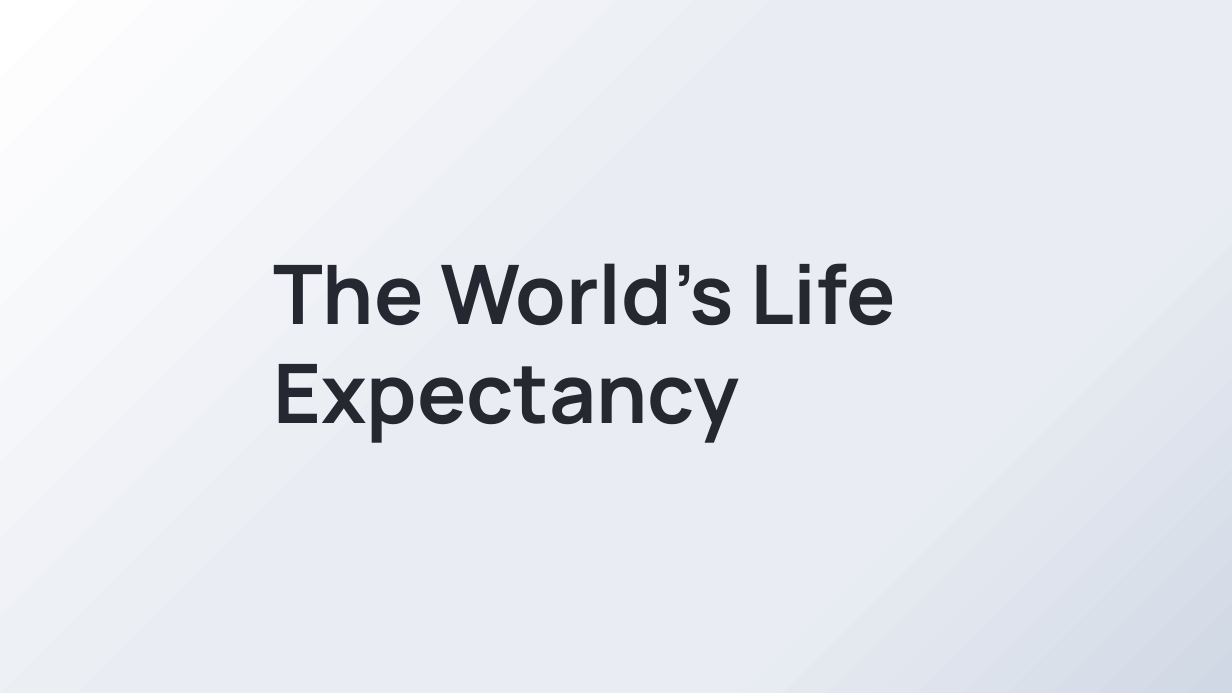
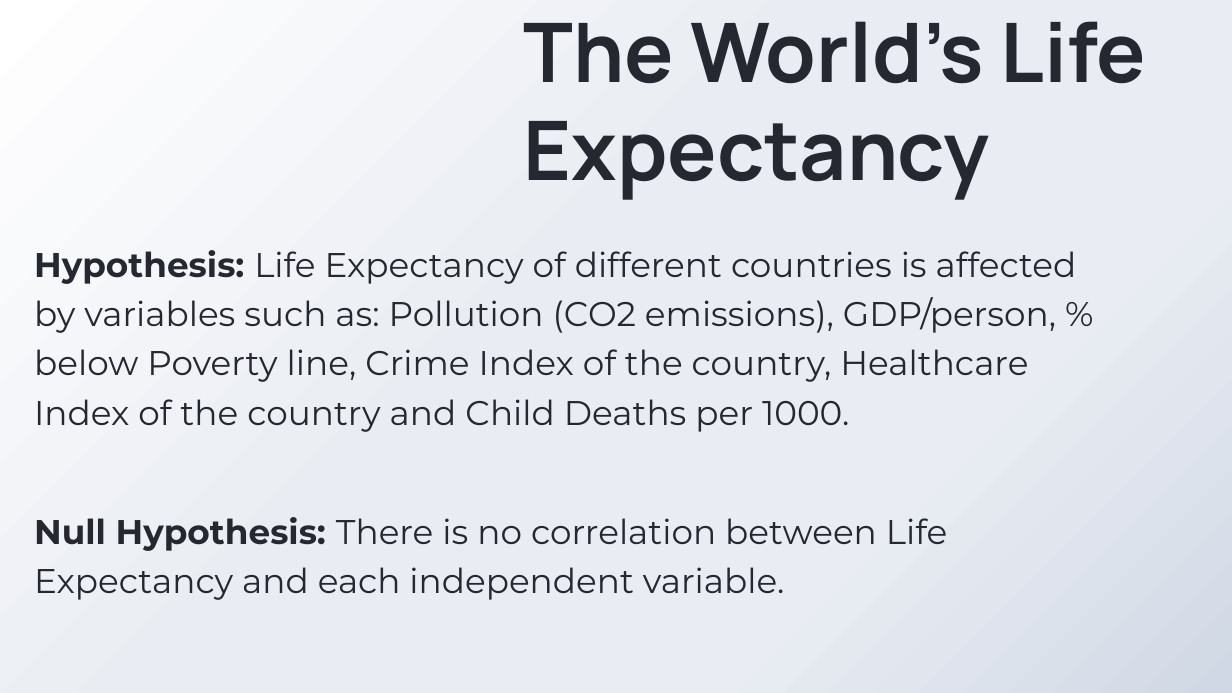
Before and after one commit to pwolanski7/LifeExpectancyProject, a slide deck: slide 1 of PowerPoint/Presentation_Final.pptx. Drawn at 1232x693 pixels with LibreOffice and Linux fonts; fonts in the diff are those of the drawing; background and template pictures are left out. Boxes give left, top, right and bottom in pixels: in the first picture for what was removed or moved away, otherwise in the second. Text is boxed around its words. In the diff, an @@ line names an element or a change of style, - is before the commit and + after.

```diff
--- a/PowerPoint/Presentation_Final.pptx
+++ b/PowerPoint/Presentation_Final.pptx
@@ title "The World’s Life Expectancy": place and size @@
-title "The World’s Life Expectancy" at bbox=[273, 263, 896, 443]
+title "The World’s Life Expectancy" at bbox=[524, 21, 1146, 200]
@@ text added at bbox=[34, 250, 1077, 600], 20 pt, text #252831 @@
+Hypothesis: Life Expectancy of different countries is affected by variables such as: Pollution (CO2 emissions), GDP/person, % below Poverty line, Crime Index of the country, Healthcare Index of the country and Child Deaths per 1000.
+Null Hypothesis: There is no correlation between Life Expectancy and each independent variable.
```
Also in this commit, not shown: 1 other slide changed.
